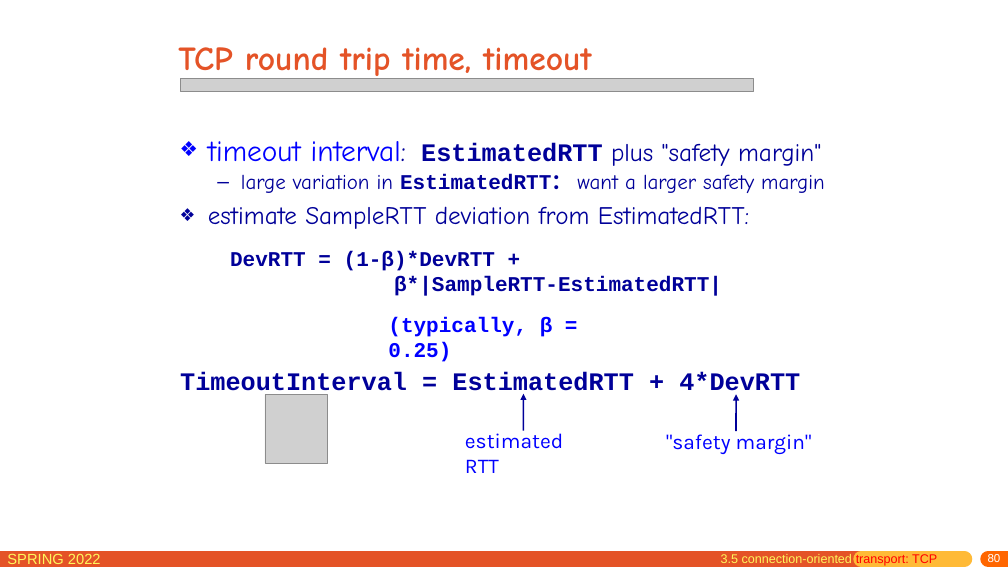
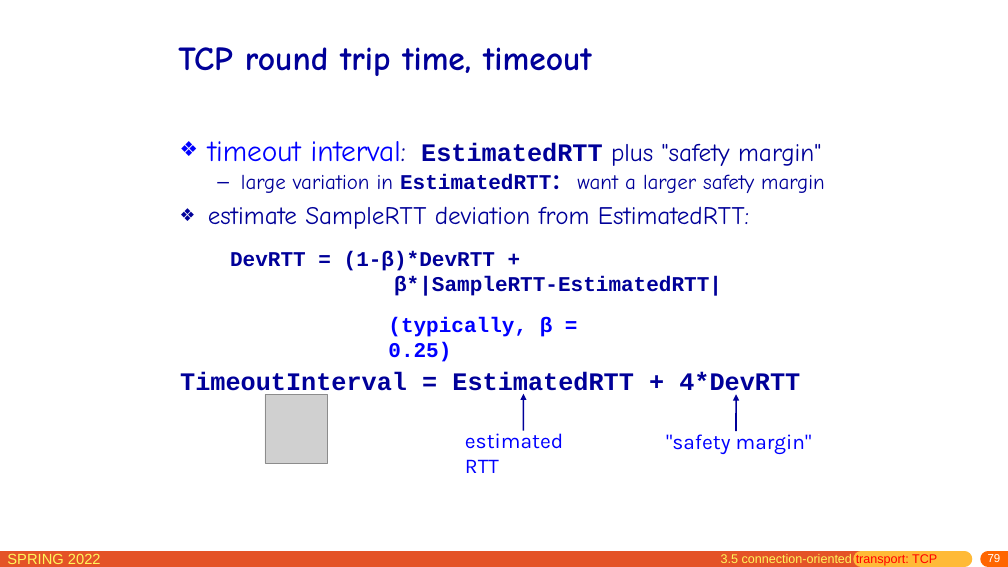
Before and after one commit to network-whu/slides, a slide deck: slide 79 of pptx/chapter3.pptx (slide 80 before the commit). Drawn at 1008x567 pixels with LibreOffice and Linux fonts; fonts in the diff are those of the drawing; grey boxes stand for pictures. Boxes give left, top, right and bottom in pixels: in the first picture for what was removed or moved away, otherwise in the second. Text is boxed around its words. In the diff, an @@ line names an element or a change of style, - is before the commit and + after.

```diff
--- a/pptx/chapter3.pptx
+++ b/pptx/chapter3.pptx
@@ title "TCP round trip time, timeout" at bbox=[178, 47, 591, 76]: text colour #E45327 to #000099 @@
@@ picture removed at bbox=[181, 79, 755, 92] @@
@@ page number at bbox=[988, 554, 1001, 562]: text changed @@
-80
+79
```
Also in this commit, not shown: 60 other slides changed, 9 slides added, 1 slide removed.
